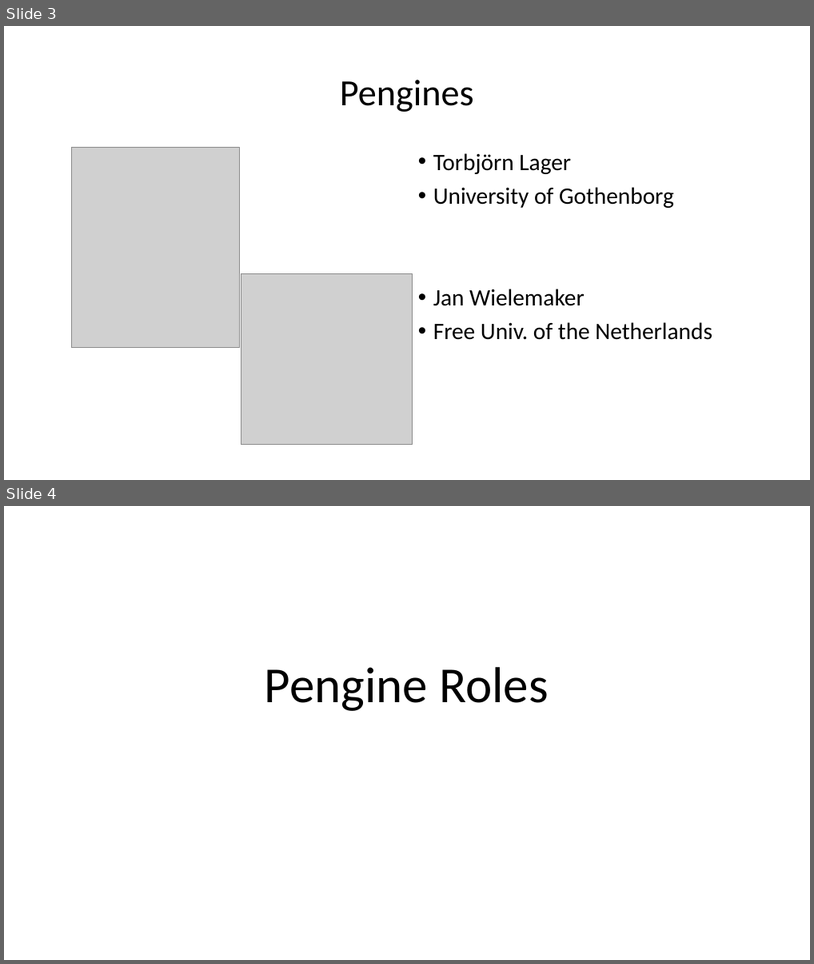
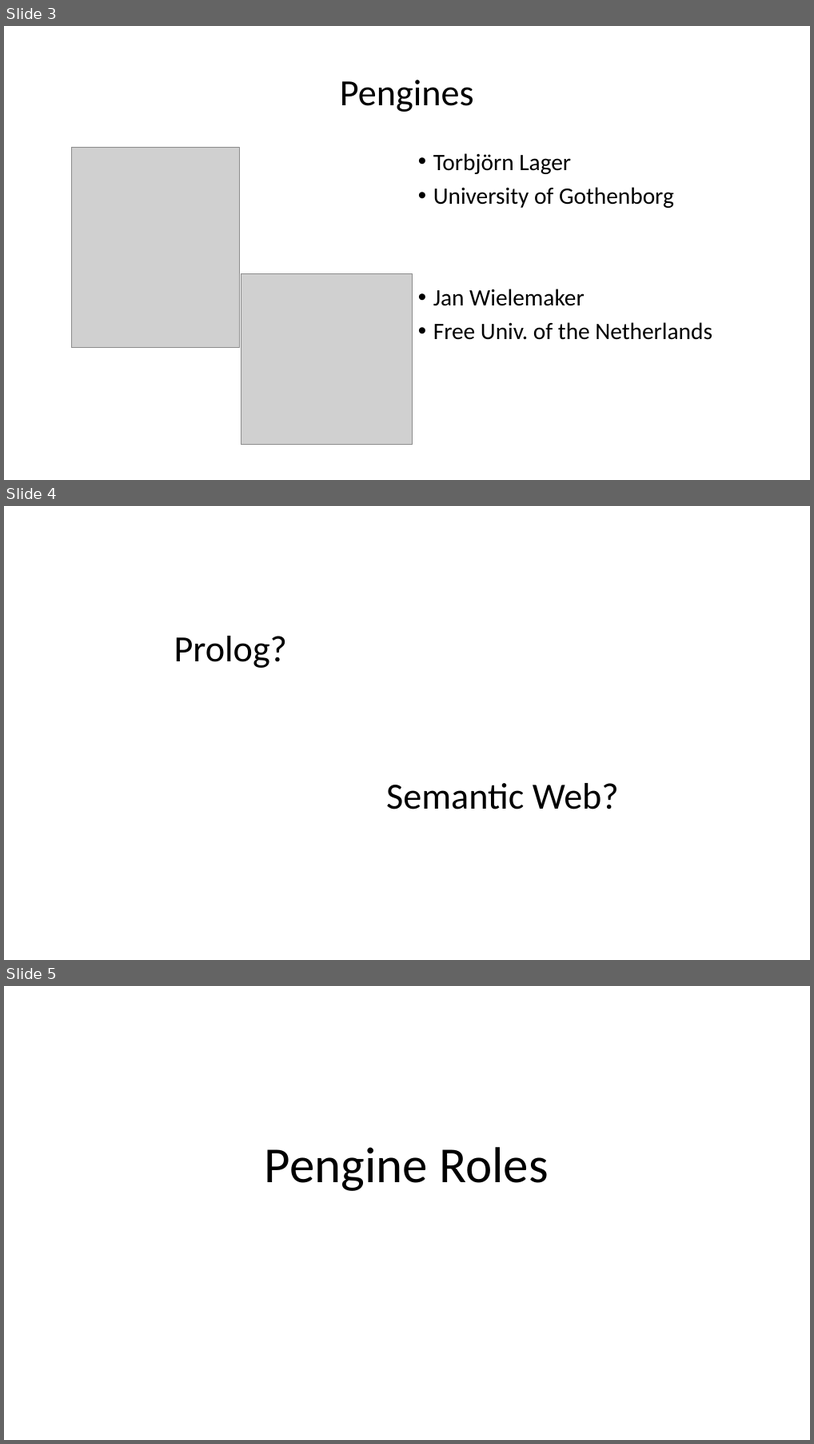
Before and after one commit to Anniepoo/strangeloop2014, a slide deck: Strangeloop2014.pptx. Shown one above the other, each under a label of ours: slides 3 and 4 before the commit, slides 3, 4 and 5 after it. The pictures are 814x964 and 814x1444 pixels, drawn with LibreOffice and Linux fonts; fonts in the diff are those of the drawing; grey boxes stand for pictures. Boxes give left, top, right and bottom in pixels: in the first picture for what was removed or moved away, otherwise in the second. Text is boxed around its words. In the diff, an @@ line names an element or a change of style, - is before the commit and + after.

```diff
--- a/Strangeloop2014.pptx
+++ b/Strangeloop2014.pptx
@@ slide 4 added at [4, 506, 810, 960], background #FFFFFF @@
@@ title added at [174, 636, 288, 668], 44 pt, text #000000 @@
+Prolog?
@@ text added at [386, 783, 619, 809], 44 pt, text #000000 @@
+Semantic Web?
@@ what was slide 4 is now slide 5 @@
```
Also in this commit, not shown: 1 slide changed.
